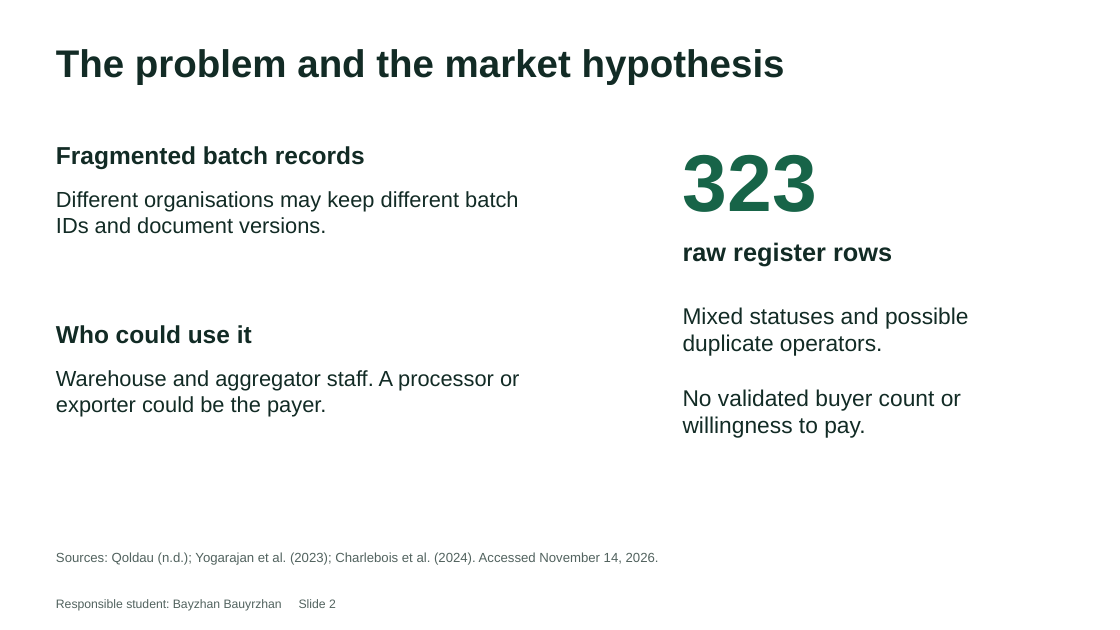
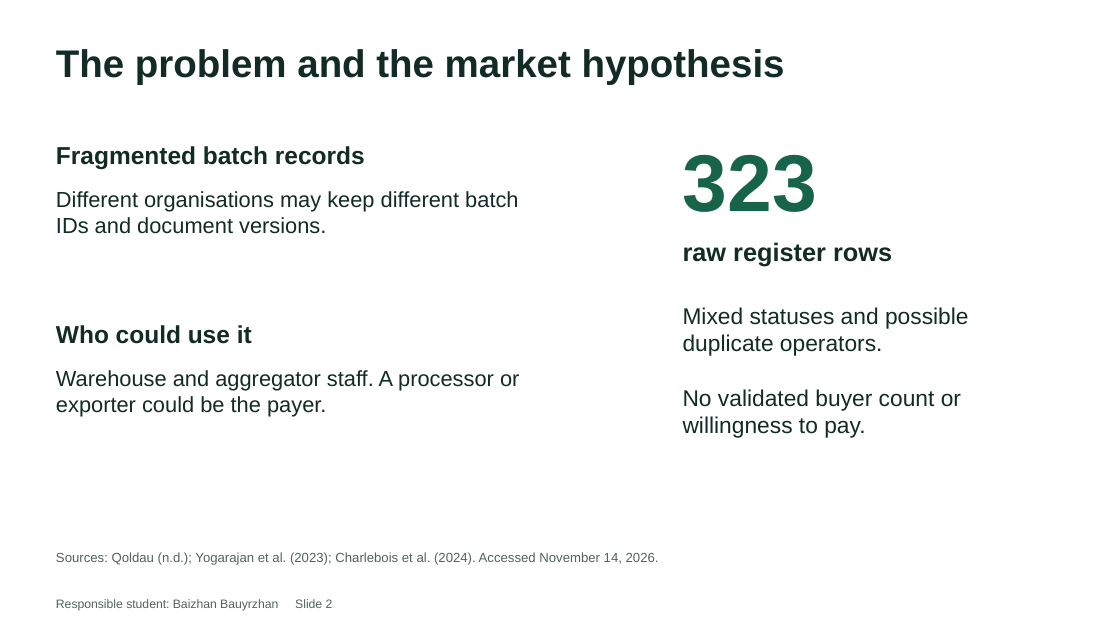
Before and after one commit to janbauyrzhan/AgriChain-Final-Project, a slide deck: slide 2 of deliverables/Team02_FP_Presentation.pptx. Drawn at 1120x630 pixels with LibreOffice and Linux fonts; fonts in the diff are those of the drawing. Boxes give left, top, right and bottom in pixels: in the first picture for what was removed or moved away, otherwise in the second. Text is boxed around its words. In the diff, an @@ line names an element or a change of style, - is before the commit and + after.

Commit message:
Correct Baizhan Bauyrzhan, add Drive demo link and remove extra submission materials

```diff
--- a/deliverables/Team02_FP_Presentation.pptx
+++ b/deliverables/Team02_FP_Presentation.pptx
@@ text at (x1=56, y1=599, x2=333, y2=611): text changed @@
-Responsible student: Bayzhan Bauyrzhan Slide 2
+Responsible student: Baizhan Bauyrzhan Slide 2
```
Also in this commit, not shown: 6 other slides changed, 13 other files.
